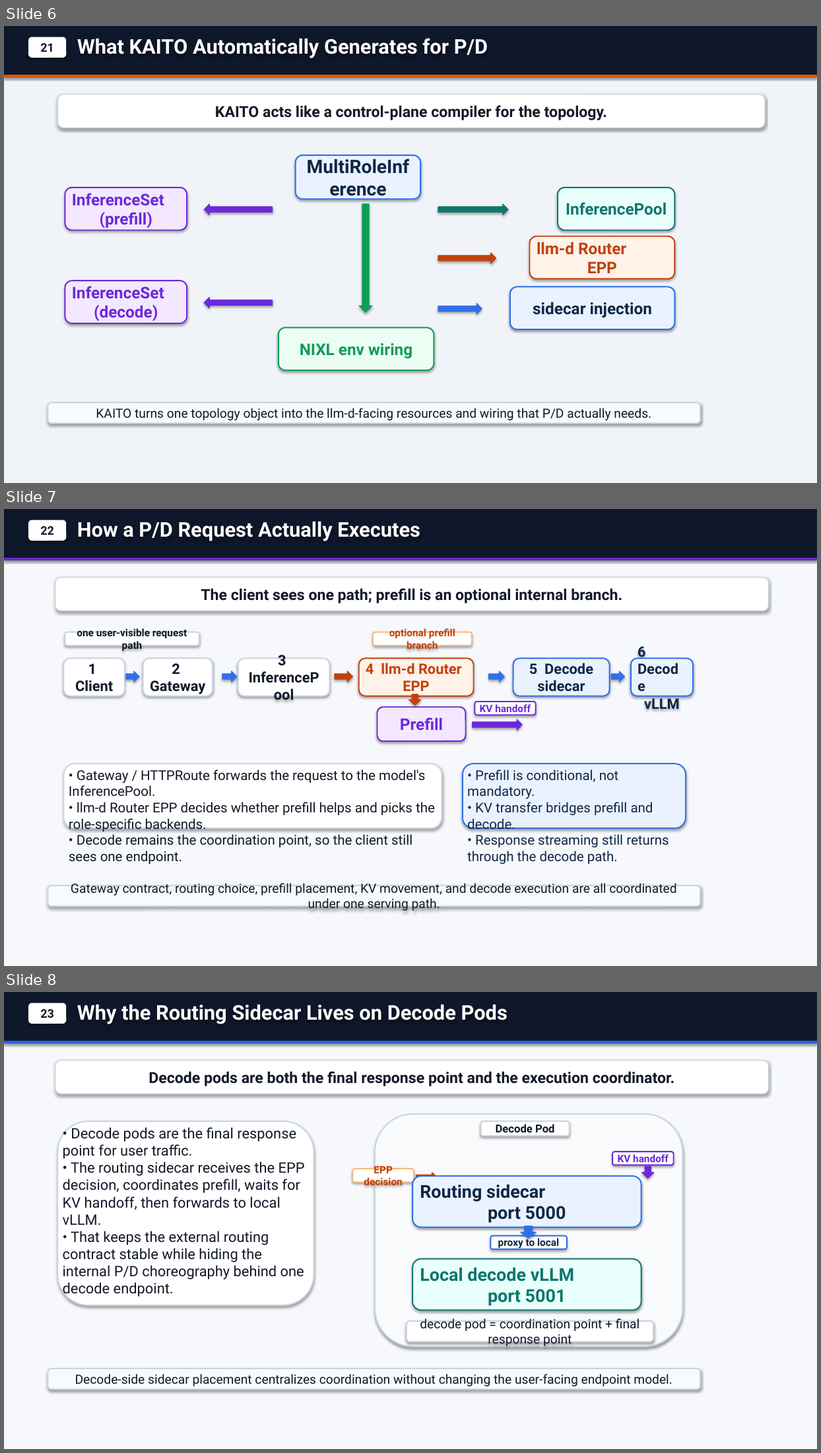
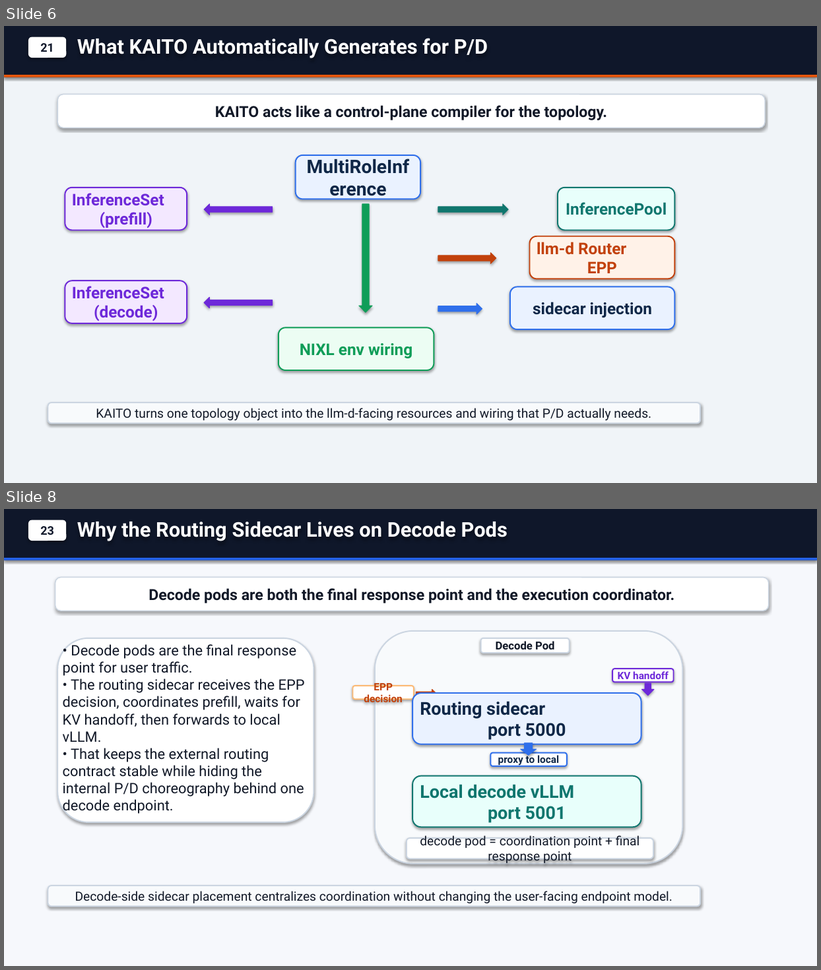
Before and after one commit to andyzhangx/demo, a slide deck: llm/kaito-llm-d-pd-slides.pptx. Shown one above the other, each under a label of ours: slides 6, 7 and 8 before the commit, slides 6 and 8 after it; the slides between them are not shown. The pictures are 821x1453 and 821x970 pixels, drawn with LibreOffice and Linux fonts; fonts in the diff are those of the drawing. Boxes give left, top, right and bottom in pixels: in the first picture for what was removed or moved away, otherwise in the second. Text is boxed around its words. In the diff, an @@ line names an element or a change of style, - is before the commit and + after.

```diff
--- a/llm/kaito-llm-d-pd-slides.pptx
+++ b/llm/kaito-llm-d-pd-slides.pptx
@@ slide 7 removed at [4, 509, 817, 966], background #F6F8FC @@
@@ rectangle removed at [4, 509, 817, 560] @@
@@ rounded rectangle removed at [28, 520, 66, 541] @@
-22
@@ text removed at [77, 522, 420, 541] @@
-How a P/D Request Actually Executes
@@ rectangle removed at [4, 558, 817, 560] @@
@@ rounded rectangle removed at [55, 578, 769, 611] @@
-The client sees one path; prefill is an optional internal branch.
@@ rounded rectangle removed at [65, 632, 199, 646] @@
-one user-visible request path
@@ rounded rectangle removed at [373, 632, 472, 646] @@
-optional prefill branch
@@ rounded rectangle removed at [64, 658, 125, 696] @@
-1 Client
@@ rounded rectangle removed at [143, 658, 213, 696] @@
-2 Gateway
@@ rounded rectangle removed at [238, 658, 330, 696] @@
-3 InferencePool
@@ rounded rectangle removed at [359, 658, 474, 696] @@
-4 llm-d Router
-EPP
@@ rounded rectangle removed at [514, 658, 610, 696] @@
-5 Decode sidecar
@@ rounded rectangle removed at [631, 658, 693, 696] @@
-6 Decode
-vLLM
@@ right arrow removed at [126, 671, 139, 682] @@
@@ right arrow removed at [222, 671, 237, 682] @@
@@ right arrow removed at [335, 671, 353, 682] @@
@@ right arrow removed at [489, 671, 505, 682] @@
@@ right arrow removed at [612, 671, 625, 682] @@
@@ down arrow removed at [409, 694, 421, 706] @@
@@ rounded rectangle removed at [475, 702, 536, 715] @@
-KV handoff
@@ rounded rectangle removed at [378, 707, 466, 741] @@
-Prefill
@@ right arrow removed at [473, 720, 523, 730] @@
@@ rounded rectangle removed at [64, 764, 442, 828] @@
@@ rounded rectangle removed at [463, 764, 686, 828] @@
@@ text removed at [69, 770, 435, 864] @@
-• Gateway / HTTPRoute forwards the request to the model's InferencePool.
-• llm-d Router EPP decides whether prefill helps and picks the role-specific backends.
-• Decode remains the coordination point, so the client still sees one endpoint.
@@ text removed at [467, 770, 669, 865] @@
-• Prefill is conditional, not mandatory.
-• KV transfer bridges prefill and decode.
-• Response streaming still returns through the decode path.
@@ rounded rectangle removed at [48, 886, 700, 907] @@
-Gateway contract, routing choice, prefill placement, KV movement, and decode execution are all coordinated under one serving path.
```
Also in this commit, not shown: 1 slide added.
